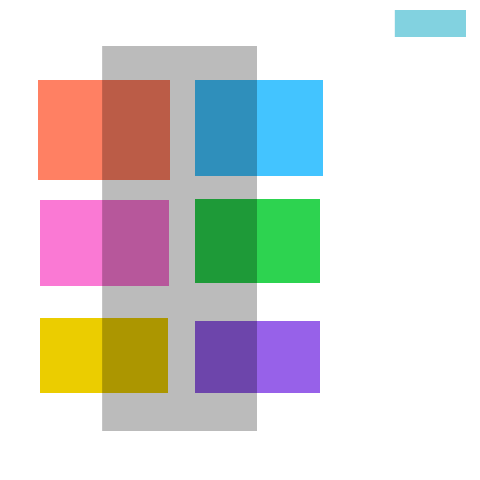
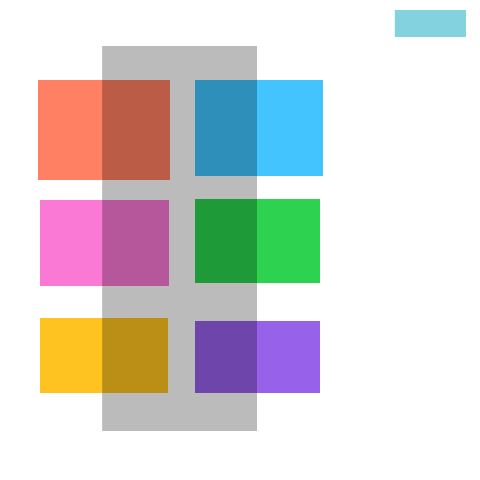
Comparing the layer stacks of the two 480px x 480px images. Changes:
painted on "Layer 1" over (40, 318, 168, 393)
